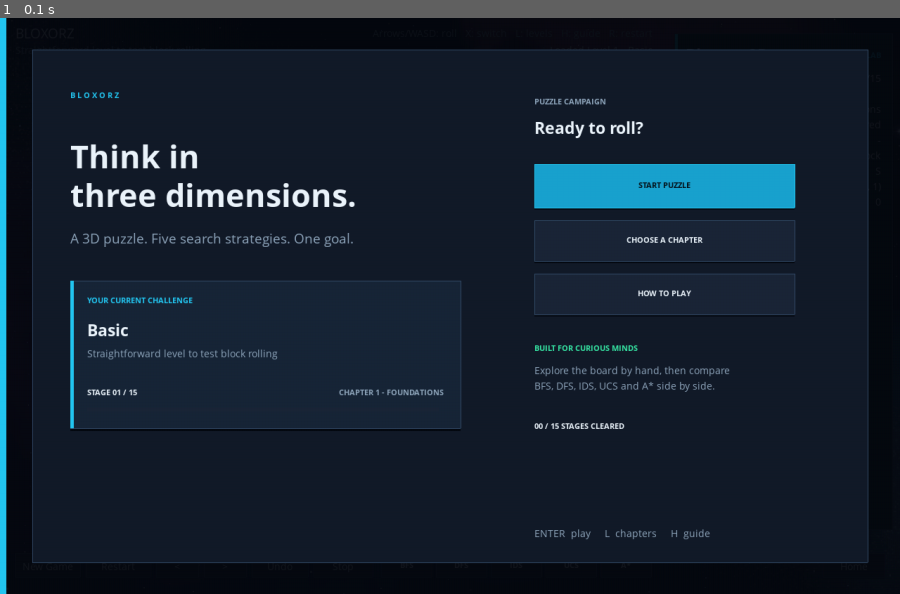
Above: before the commit, frame 1.
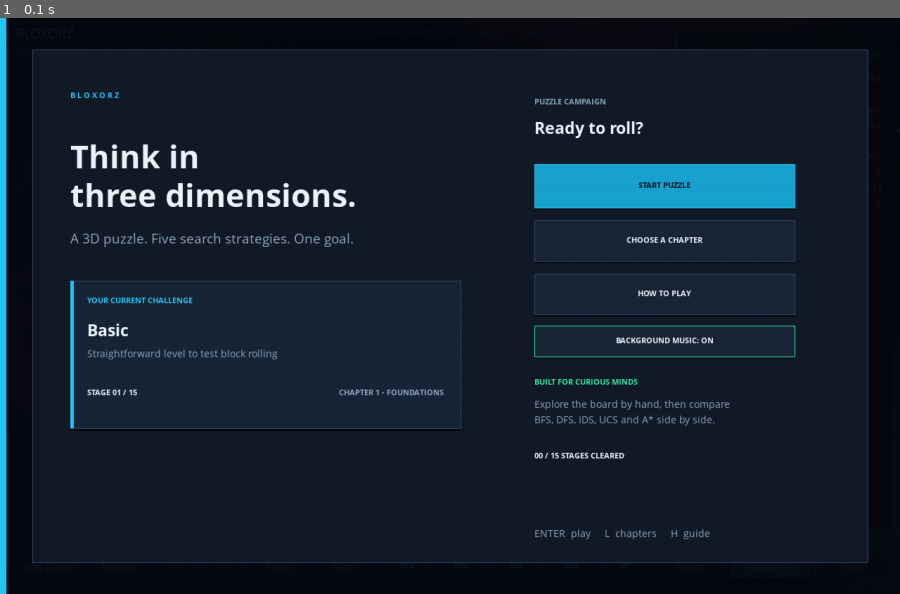
Above: after the commit, the same moment.

Repository: KienBuiTan-ichica-1/Bloxorz-Solver
Game: pygame game, started from Source/main.py
Two runs of this game, one before a commit and one after it. Both use one fixed random seed, a clock stepped at 60 frames per second and the inputs below.
Inputs:
- Up to frame 1 (0.1 s): no input

The runs differ from the first frame. In frame 1, 1.2% of the frame differs, in the area x 59-89%, y 53-77%.

Commit message:
Add game audio and board customization
Co-authored-by: Copilot <223556219+Copilot@users.noreply.github.com>

Diff:
--- a/Source/gui_gl.py
+++ b/Source/gui_gl.py
@@ -34,6 +34,7 @@
 import os
 import sys
 import threading
+from array import array
 from contextlib import suppress
 from pathlib import Path
 
@@ -61,7 +62,42 @@
 PANEL_W = 310
 MARGIN = 22
 TILE_H = 0.28          # tile thickness (world units)
-BLOCK_ROLL_TIME = 0.15  # seconds for one roll animation
+BLOCK_ROLL_TIME = 0.24  # seconds for one roll animation
+
+BOARD_PALETTES = [
+    {
+        "name": "Ocean",
+        "floor_top": (0.58, 0.67, 0.77),
+        "floor_side": (0.31, 0.40, 0.52),
+        "bridge_top": (0.57, 0.48, 0.77),
+        "bridge_side": (0.35, 0.27, 0.52),
+        "grid": (0.20, 0.29, 0.40),
+    },
+    {
+        "name": "Forest",
+        "floor_top": (0.46, 0.68, 0.51),
+        "floor_side": (0.22, 0.39, 0.29),
+        "bridge_top": (0.65, 0.68, 0.38),
+        "bridge_side": (0.38, 0.43, 0.22),
+        "grid": (0.19, 0.34, 0.26),
+    },
+    {
+        "name": "Sunset",
+        "floor_top": (0.78, 0.57, 0.43),
+        "floor_side": (0.49, 0.29, 0.23),
+        "bridge_top": (0.79, 0.43, 0.49),
+        "bridge_side": (0.47, 0.24, 0.32),
+        "grid": (0.40, 0.24, 0.22),
+    },
+    {
+        "name": "Violet",
+        "floor_top": (0.65, 0.57, 0.78),
+        "floor_side": (0.37, 0.29, 0.51),
+        "bridge_top": (0.48, 0.63, 0.80),
+        "bridge_side": (0.25, 0.38, 0.54),
+        "grid": (0.30, 0.25, 0.42),
+    },
+]
 
 C = {
     "bg": (0.035, 0.055, 0.090),
@@ -137,6 +173,7 @@
 
         self._create_window()
         pygame.display.set_caption("Bloxorz 3D - CSC14003")
+        self._initialize_music()
 
         directory = stage_dir or Path(__file__).resolve().parent / "stages"
         self.stages = load_stages(directory)
@@ -162,6 +199,9 @@
         self._solver_buttons = None
         self.overlay = None
         self._home_buttons = {}
+        self._palette_buttons = []
+        self._palette_open = False
+        self.board_palette_idx = 0
         self._chapter_hits = []
         self._level_hits = []
         self._overlay_back = None
@@ -186,6 +226,77 @@
             self.status = "Progress unavailable: " + self._progress_error
             self.status_color = C["bad"]
         self.running = True
+
+    def _initialize_music(self):
+        self.music_enabled = False
+        self._music_channel = None
+        self._audio_error = None
+        try:
+            if pygame.mixer.get_init() is None:
+                pygame.mixer.init(frequency=22050, size=-16, channels=1, buffer=512)
+            frequency, sample_format, channels = pygame.mixer.get_init()
+            if sample_format != -16:
+                raise pygame.error(
+                    f"Unsupported mixer sample format: {sample_format}"
+                )
+            samples = array("h")
+            duration = 8.0
+            chord_length = 2.0
+            chords = (
+                (110.00, 164.81, 220.00),
+                (130.81, 164.81, 196.00),
+                (98.00, 146.83, 196.00),
+                (110.00, 164.81, 220.00),
+            )
+            for index in range(int(frequency * duration)):
+                time = index / frequency
+                chord_index = int(time / chord_length) % len(chords)
+                local_time = time % chord_length
+                blend = min(1.0, local_time / 0.22)
+                previous = chords[(chord_index - 1) % len(chords)]
+                current = chords[chord_index]
+                sample = 0.0
+                for voice, (old_note, new_note) in enumerate(zip(previous, current)):
+                    gain = (0.34, 0.25, 0.18)[voice]
+                    old_wave = math.sin(2 * math.pi * old_note * time)
+                    new_wave = math.sin(2 * math.pi * new_note * time)
+                    sample += gain * (
+                        old_wave * (1.0 - blend) + new_wave * blend
+                    )
+                edge_fade = min(1.0, time / 0.12, (duration - time) / 0.12)
+                value = int(32767 * 0.20 * sample * max(0.0, edge_fade))
+                samples.append(max(-32768, min(32767, value)))
+            if sys.byteorder != "little":
+                samples.byteswap()
+            pcm = samples.tobytes()
+            if channels > 1:
+                pcm = b"".join(
+                    pcm[offset:offset + 2] * channels
+                    for offset in range(0, len(pcm), 2)
+                )
+            sound = pygame.mixer.Sound(buffer=pcm)
+            self._music_channel = pygame.mixer.Channel(0)
+            self._music_channel.set_volume(0.32)
+            self._music_channel.play(sound, loops=-1)
+            self.music_enabled = True
+        except pygame.error as exc:
+            self._audio_error = str(exc)
+
+    def _toggle_music(self):
+        if self._audio_error or self._music_channel is None:
+            self.status = "Audio unavailable: " + (self._audio_error or "mixer not ready")
+            self.status_color = C["bad"]
+            return
+        self.music_enabled = not self.music_enabled
+        if self.music_enabled:
+            self._music_channel.unpause()
+        else:
+            self._music_channel.pause()
+
+    def _select_board_palette(self, index):
+        if 0 <= index < len(BOARD_PALETTES):
+            self.board_palette_idx = index
+            self._palette_open = False
 
     # ----------------------------------------------------------- window / gl
     def _create_window(self):
@@ -611,20 +722,22 @@
         self._flat_quad(pts, y, color, alpha)
 
     def _tile_top_color(self, cell):
+        palette = BOARD_PALETTES[self.board_palette_idx]
         if cell == self.stage.goal:
             return C["goal"]
         if cell in self.stage.fragile:
             return C["fragile_top"]
         idx = self.stage.bridge_cells.get(cell)
         if idx is not None:
-            return C["bridge_open_top"]
+            return palette["bridge_top"]
         for sw in self.stage.switches:
             if cell in sw.cells:
-                return C["floor_top"]
-        return C["floor_top"]
+                return palette["floor_top"]
+        return palette["floor_top"]
 
     def _draw_tiles(self):
         st = self.stage
+        palette = BOARD_PALETTES[self.board_palette_idx]
         for cell in st.tiles:
             r, c = cell
             wx = c - self.ox
@@ -638,15 +751,18 @@
                                C["bridge_closed"])
                 continue
             top = self._tile_top_color(cell)
-            side = C["fragile_side"] if cell in st.fragile else C["floor_side"]
+            side = (
+                C["fragile_side"] if cell in st.fragile
+                else palette["floor_side"]
+            )
             if idx is not None:
-                side = C["bridge_open_side"]
+                side = palette["bridge_side"]
             self._draw_box((wx, -TILE_H / 2, wz), (1.0, TILE_H, 1.0), side, top)
             if cell in st.fragile:
                 self._draw_fragile_marks(wx, wz)
             # grid outline
             GL.glDisable(GL.GL_LIGHTING)
-            GL.glColor4f(C["grid"][0], C["grid"][1], C["grid"][2], 0.5)
+            GL.glColor4f(*palette["grid"], 0.5)
             GL.glBegin(GL.GL_LINE_LOOP)
             h = 0.5
             for vx, vz in ((-h, -h), (h, -h), (h, h), (-h, h)):
@@ -755,13 +871,15 @@
         px, py, pz = a["pivot"]
         ax, ay, az = a["axis"]
         t = min(1.0, a["t"])
-        ease = t * t * (3 - 2 * t)
+        ease = t * t * t * (t * (t * 6 - 15) + 10)
         ang = a["angle"] * ease
         cy -= self.sink
+        lift = 0.08 * math.sin(math.pi * t)
         GL.glPushMatrix()
         GL.glTranslated(px, py, pz)
         GL.glRotated(ang, ax, ay, az)
         GL.glTranslated(-px, -py, -pz)
+        GL.glTranslated(0.0, lift, 0.0)
         color = C["block_active"] if self.state.mode == "split" else C["block"]
         self._draw_box((cx, cy, cz), (sx, sy, sz), color)
         GL.glDisable(GL.GL_LIGHTING)
@@ -922,6 +1040,8 @@
             Button((MARGIN + 268, y, 60, 34), ">"),
             Button((MARGIN + 336, y, 80, 34), "Undo"),
             Button((MARGIN + 424, y, 84, 34), "Stop"),
+            Button((WIN_W - MARGIN - 326, y, 100, 34), "Board"),
+            Button((WIN_W - MARGIN - 218, y, 110, 34), "Sound"),
             Button((WIN_W - MARGIN - 88, y, 88, 34), "Home"),
         ]
         solvers = []
@@ -984,6 +1104,8 @@
             self._draw_levels_overlay()
         elif self.overlay == "help":
             self._draw_help_overlay()
+        if self._palette_open:
+            self._draw_palette_overlay()
         self._ortho_end()
 
     def _draw_panel(self):
@@ -1037,7 +1159,13 @@
             row = index % 5
             item_x = px + 18 + col * 142
             item_y = y + row * 22
-            self._rect(item_x, item_y, 16, 16, C[key])
+            if key == "floor_top":
+                legend_color = BOARD_PALETTES[self.board_palette_idx]["floor_top"]
+            elif key == "bridge_open_top":
+                legend_color = BOARD_PALETTES[self.board_palette_idx]["bridge_top"]
+            else:
+                legend_color = C[key]
+            self._rect(item_x, item_y, 16, 16, legend_color)
             self._border(item_x, item_y, 16, 16, C["border"])
             self._text(label, item_x + 24, item_y - 2,
                        self.font_small, TEXT)
@@ -1070,7 +1198,15 @@
     def _draw_buttons(self):
         nav, solvers = self._buttons()
         for b in nav + solvers:
-            b.active = b.group == "solver" and b.text == self._active_algo
+            if b.text == "Sound":
+                b.active = self.music_enabled
+                label = "Sound: On" if self.music_enabled else "Sound: Off"
+                if self._audio_error:
+                    label = "Sound: N/A"
+                display_text = label
+            else:
+                display_text = b.text
+                b.active = b.group == "solver" and b.text == self._active_algo
             if b.active:
                 color = C["btn_on"]
             elif b.hovered():
@@ -1083,7 +1219,7 @@
                 b.rect.x, b.rect.y, b.rect.w, b.rect.h,
                 C["accent"] if b.active or b.hovered() else C["border"],
             )
-            self._text(b.text, b.rect.centerx, b.rect.centery - 8,
+            self._text(display_text, b.rect.centerx, b.rect.centery - 8,
                        self.font_small if b.group != "solver" else self.font_label,
                        TEXT, align="center")
 
@@ -1140,11 +1276,19 @@
             "play": pygame.Rect(action_x, 208, 370, 62),
             "levels": pygame.Rect(action_x, 288, 370, 58),
             "guide": pygame.Rect(action_x, 364, 370, 58),
+            "music": pygame.Rect(action_x, 438, 370, 44),
         }
         buttons = [
             ("play", "START PUZZLE", C["accent"], (0.02, 0.08, 0.11)),
             ("levels", "CHOOSE A CHAPTER", C["border"], TEXT),
             ("guide", "HOW TO PLAY", C["border"], TEXT),
+            (
+                "music",
+                "BACKGROUND MUSIC: ON" if self.music_enabled
+                else "BACKGROUND MUSIC: OFF",
+                C["good"] if self.music_enabled else C["border"],
+                TEXT,
+            ),
         ]
         for key, label, outline, color in buttons:
             rect = self._home_buttons[key]
@@ -1158,18 +1302,43 @@
             self._text(label, rect.centerx, rect.centery - 9,
                        self.font_label, color, align="center")
 
-        self._text("BUILT FOR CURIOUS MINDS", action_x, 462,
+        self._text("BUILT FOR CURIOUS MINDS", action_x, 510,
                    self.font_label, C["good"])
         self._text("Explore the board by hand, then compare",
-                   action_x, 492, self.font_small, DIM)
+                   action_x, 540, self.font_small, DIM)
         self._text("BFS, DFS, IDS, UCS and A* side by side.",
-                   action_x, 514, self.font_small, DIM)
+                   action_x, 562, self.font_small, DIM)
         self._text(
             f"{cleared:02d} / {len(self.stages):02d} STAGES CLEARED",
-            action_x, 573, self.font_label, TEXT,
+            action_x, 615, self.font_label, TEXT,
         )
         self._text("ENTER  play     L  chapters     H  guide",
                    action_x, 724, self.font_small, DIM)
+
+    def _draw_palette_overlay(self):
+        x, y, w, h = 330, 300, 620, 205
+        self._rect(0, 0, WIN_W, WIN_H, (0.018, 0.032, 0.06), 0.62)
+        self._rect(x, y, w, h, C["panel"])
+        self._border(x, y, w, h, C["border"])
+        self._text("CHOOSE BOARD COLOR", x + 26, y + 20,
+                   self.font_title, TEXT)
+        self._palette_buttons = []
+        for index, palette in enumerate(BOARD_PALETTES):
+            rect = pygame.Rect(x + 24 + index * 145, y + 78, 132, 90)
+            self._palette_buttons.append((rect, index))
+            selected = index == self.board_palette_idx
+            hovered = rect.collidepoint(pygame.mouse.get_pos())
+            self._rect(*rect, C["btn_hover"] if hovered else C["btn"])
+            self._rect(rect.x + 10, rect.y + 10, rect.w - 20, 42,
+                       palette["floor_top"])
+            self._border(
+                rect.x, rect.y, rect.w, rect.h,
+                C["accent"] if selected else C["border"],
+            )
+            self._text(palette["name"], rect.centerx, rect.y + 60,
+                       self.font_small, TEXT, align="center")
+        self._text("Click a palette or press Esc to close",
+                   x + w // 2, y + 178, self.font_small, DIM, align="center")
 
     def _draw_overlay_back(self, x, y, destination):
         rect = pygame.Rect(x, y, 100, 34)
@@ -1350,6 +1519,13 @@
         self.dragging = False
 
     def _handle_click(self, pos):
+        if self._palette_open:
+            for rect, index in self._palette_buttons:
+                if rect.collidepoint(pos):
+                    self._select_board_palette(index)
+                    return
+            self._palette_open = False
+            return
         if self.overlay == "home":
             for key, rect in self._home_buttons.items():
                 if not rect.collidepoint(pos):
@@ -1360,6 +1536,8 @@
                     self.overlay = "chapters"
                 elif key == "guide":
                     self.overlay = "help"
+                elif key == "music":
+                    self._toggle_music()
                 return
             return
         if self.overlay == "chapters":
@@ -1432,6 +1610,10 @@
                 self.status_color = TEXT
             elif b.text == "Home":
                 self._show_home()
+            elif b.text == "Board":
+                self._palette_open = True
+            elif b.text == "Sound":
+                self._toggle_music()
             return
         for b in solvers:
             if b.rect.collidepoint(pos):
@@ -1454,7 +1636,14 @@
     def _in_view(self, pos):
         return self.view.collidepoint(pos)
 
+    def _click_is_ui(self, pos):
+        return self.overlay is not None or self._palette_open or not self._in_view(pos)
+
     def _on_key(self, key):
+        if self._palette_open:
+            if key in (pygame.K_ESCAPE, pygame.K_BACKSPACE):
+                self._palette_open = False
+            return
         if self.overlay == "home":
             if key in (pygame.K_RETURN, pygame.K_SPACE):
                 self.overlay = None
@@ -1539,9 +1728,7 @@
                 elif event.type == pygame.KEYDOWN:
                     self._on_key(event.key)
                 elif event.type == pygame.MOUSEBUTTONDOWN:
-                    if (event.button == 1
-                            and (self.overlay is not None
-                                 or not self._in_view(event.pos))):
+                    if event.button == 1 and self._click_is_ui(event.pos):
                         self._handle_click(event.pos)
                     elif event.button in (1, 3) and self._in_view(event.pos):
                         self.dragging = True
--- a/Source/tests/test_gui_navigation.py
+++ b/Source/tests/test_gui_navigation.py
@@ -12,6 +12,7 @@
         "play": pygame.Rect(10, 10, 80, 30),
         "levels": pygame.Rect(10, 50, 80, 30),
         "guide": pygame.Rect(10, 90, 80, 30),
+        "music": pygame.Rect(10, 130, 80, 30),
     }
     gui._chapter_hits = []
     gui._level_hits = []
@@ -20,6 +21,7 @@
     gui.stage_idx = 0
     gui.stages = [object(), object()]
     gui.restart = lambda: None
+    gui._palette_open = False
     return gui
 
 
@@ -87,3 +89,56 @@
 
     assert gui.overlay == "home"
     assert gui.stage_idx == 0
+
+
+def test_home_music_button_toggles_background_music():
+    gui = make_gui()
+    gui.music_enabled = True
+    gui._audio_error = None
+    gui._music_channel = SimpleNamespace(pause=lambda: None, unpause=lambda: None)
+    gui._toggle_music = lambda: setattr(gui, "music_enabled", not gui.music_enabled)
+
+    gui._handle_click((20, 140))
+
+    assert gui.music_enabled is False
+
+
+def test_board_button_opens_palette_and_color_choice_closes_it():
+    gui = make_gui()
+    gui.overlay = None
+    board = SimpleNamespace(text="Board", rect=pygame.Rect(10, 10, 80, 30))
+    gui._buttons = lambda: ([board], [])
+    gui.board_palette_idx = 0
+
+    gui._handle_click(board.rect.center)
+
+    assert gui._palette_open is True
+    gui._palette_buttons = [(pygame.Rect(100, 100, 80, 40), 2)]
+    gui._handle_click((110, 110))
+
+    assert gui.board_palette_idx == 2
+    assert gui._palette_open is False
+
+
+def test_palette_clicks_inside_game_view_are_routed_to_ui():
+    gui = make_gui()
+    gui.overlay = None
+    gui._palette_open = True
+    gui.view = pygame.Rect(0, 0, 948, 728)
+    palette_option = pygame.Rect(354, 378, 132, 90)
+
+    assert gui._in_view(palette_option.center)
+    assert gui._click_is_ui(palette_option.center)
+
+
+def test_game_sound_button_toggles_background_music():
+    gui = make_gui()
+    gui.overlay = None
+    sound = SimpleNamespace(text="Sound", rect=pygame.Rect(10, 10, 80, 30))
+    gui._buttons = lambda: ([sound], [])
+    gui._toggle_music = lambda: setattr(gui, "music_enabled", not gui.music_enabled)
+    gui.music_enabled = True
+
+    gui._handle_click(sound.rect.center)
+
+    assert gui.music_enabled is False
Not shown, changed: Source/README.md
